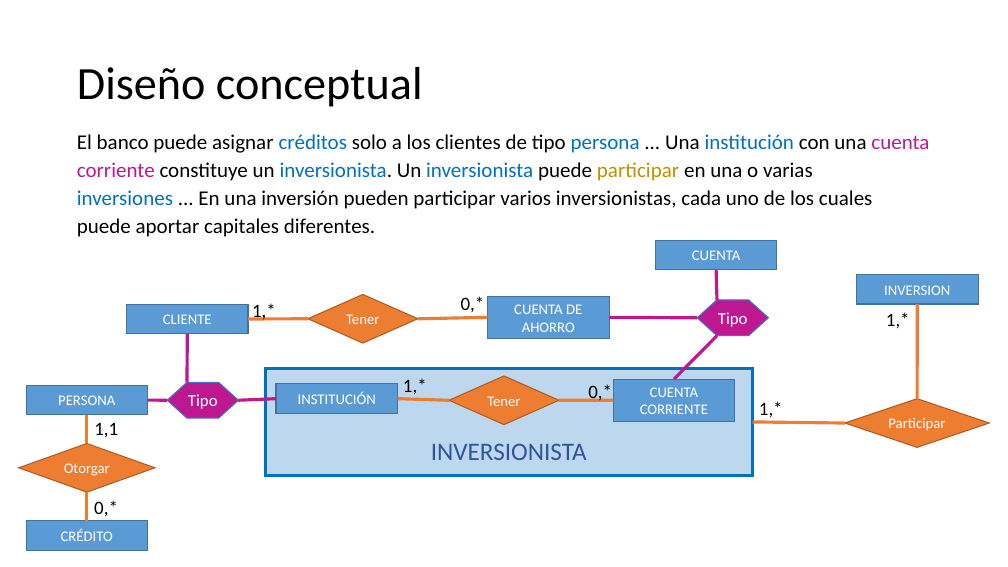
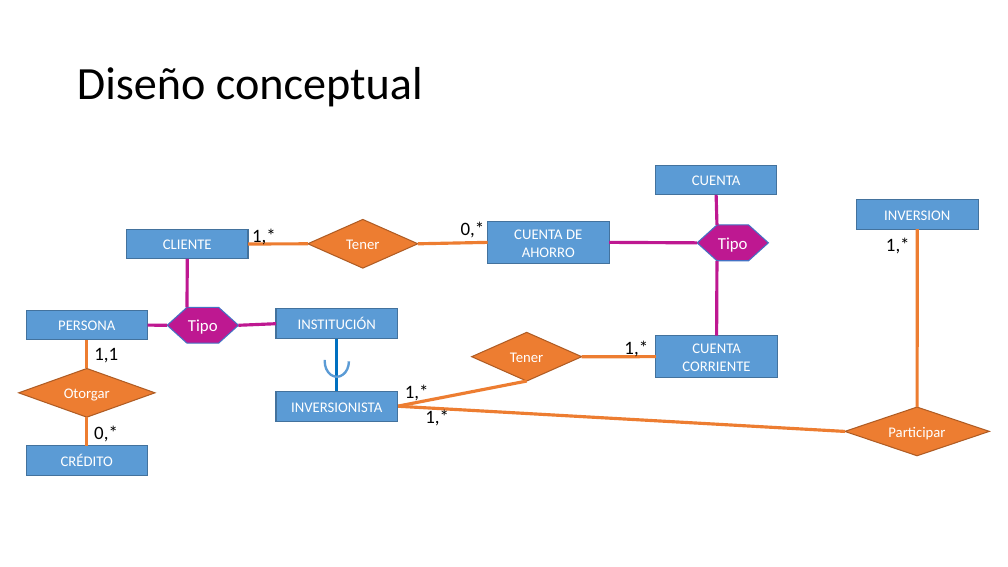
Before and after one commit to anuno61044/Computer-Science-UH, a slide deck: slide 8 of base_de_datos_I/clases_practicas/LAB_02 (solution).pptx (slide 15 before the commit). Drawn at 1008x567 pixels with LibreOffice and Linux fonts; fonts in the diff are those of the drawing. Boxes give left, top, right and bottom in pixels: in the first picture for what was removed or moved away, otherwise in the second. Text is boxed around its words. In the diff, an @@ line names an element or a change of style, - is before the commit and + after.

```diff
--- a/base_de_datos_I/clases_practicas/LAB_02 (solution).pptx
+++ b/base_de_datos_I/clases_practicas/LAB_02 (solution).pptx
@@ text removed at bbox=[77, 134, 929, 237] @@
-El banco puede asignar créditos solo a los clientes de tipo persona ... Una institución con una cuenta corriente constituye un inversionista. Un inversionista puede participar en una o varias inversiones ... En una inversión pueden participar varios inversionistas, cada uno de los cuales puede aportar capitales diferentes.
@@ line moved from (917, 399) - (917, 304) to (917, 407) - (917, 229) @@
@@ line moved from (675, 379) - (717, 336) to (717, 336) - (717, 261) @@
@@ 9 lines, 7 rectangles, 5 texts, 2 hexagons, 2 diamonds: place and size @@
-9 lines, 7 rectangles, 5 texts, 2 hexagons, 2 diamonds at bbox=[19, 240, 979, 551]
+9 lines, 7 rectangles, 5 texts, 2 hexagons, 2 diamonds at bbox=[19, 165, 979, 476]
@@ arc (boxed as its full ellipse) added at bbox=[325, 346, 349, 377], outline #5B9BD5 2.25 pt @@
@@ line added from (337, 339) to (337, 392), #0070C0 3 pt @@
@@ diamond "Tener": place and size @@
-diamond "Tener" at bbox=[449, 376, 559, 424]
+diamond "Tener" at bbox=[472, 333, 582, 381]
@@ line moved from (613, 400) - (559, 401) to (656, 357) - (582, 357) @@
@@ text at bbox=[624, 340, 648, 359]: text changed @@
-0,*
+1,*
@@ rectangle "CUENTA CORRIENTE": place and size @@
-rectangle "CUENTA CORRIENTE" at bbox=[613, 379, 735, 421]
+rectangle "CUENTA CORRIENTE" at bbox=[656, 336, 778, 378]
@@ rectangle removed at bbox=[265, 368, 752, 476] @@
@@ text "1,*": place and size @@
-text "1,*" at bbox=[403, 378, 427, 398]
+text "1,*" at bbox=[405, 384, 429, 403]
@@ line moved from (449, 401) - (398, 399) to (527, 381) - (398, 406) @@
@@ rectangle "INVERSIONISTA": place and size @@
-rectangle "INVERSIONISTA" at bbox=[431, 443, 587, 460]
+rectangle "INVERSIONISTA" at bbox=[276, 392, 398, 421]
@@ rectangle "INVERSIONISTA" at bbox=[276, 392, 398, 421]: size 24 to 14 pt, text colour #2F5597 to #FFFFFF; alignment left to centre; vertical alignment top to middle; fill none to #5B9BD5; outline none to #43739E 1 pt @@
@@ line moved from (845, 423) - (752, 422) to (845, 432) - (398, 406) @@
@@ text "1,*": place and size @@
-text "1,*" at bbox=[759, 401, 783, 418]
+text "1,*" at bbox=[425, 408, 449, 426]
@@ diamond "Participar": place and size @@
-diamond "Participar" at bbox=[845, 399, 990, 447]
+diamond "Participar" at bbox=[845, 407, 990, 455]
```
Also in this commit, not shown: 3 other slides changed, 7 slides removed, 7 other files.
